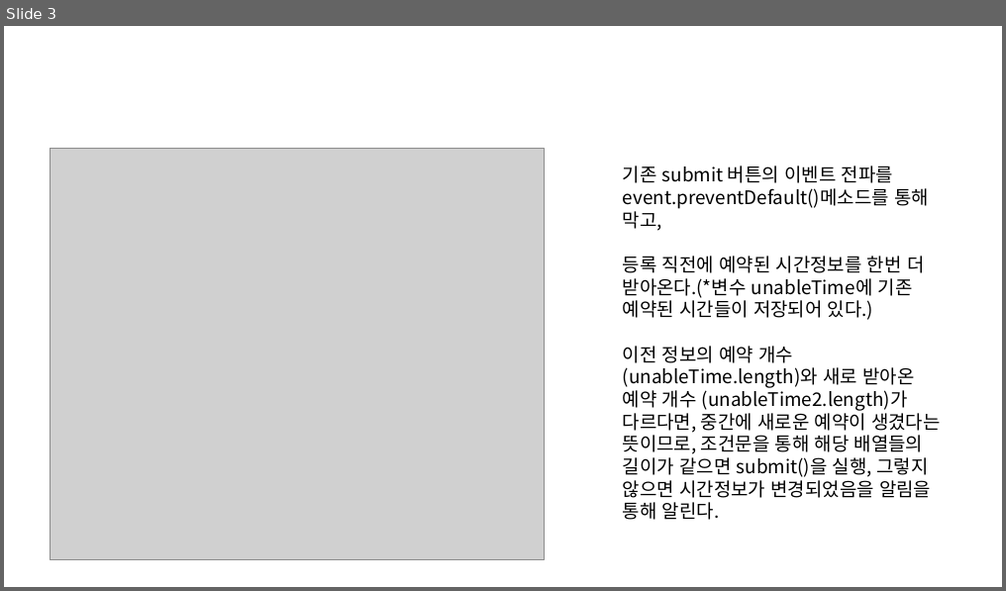
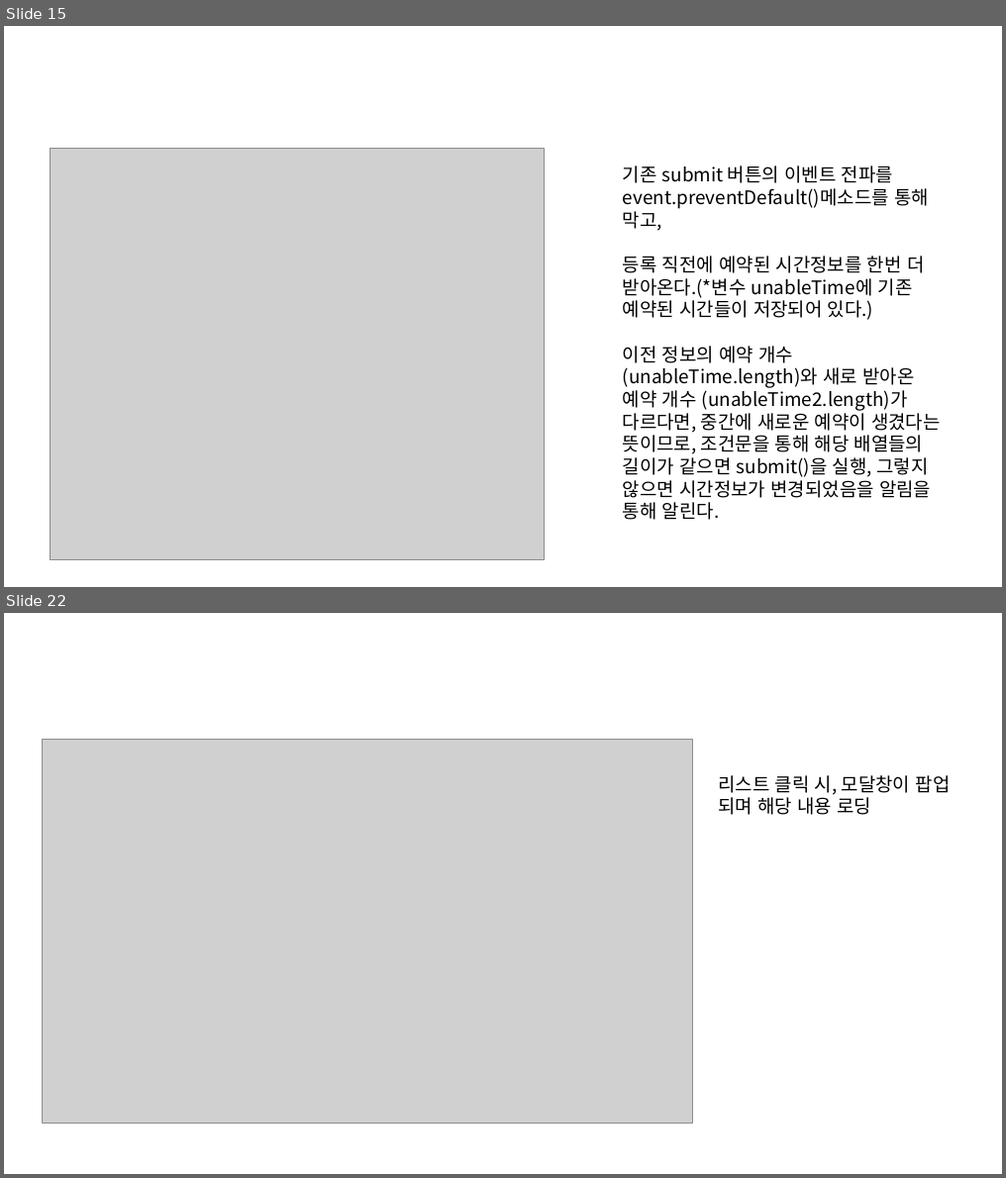
Before and after one commit to ezenteam2/e-Zone, a slide deck: 0 발표용 파워포인트/0501 5차발표/0501 project05 - 파워포인트 - 형준.pptx. Shown one above the other, each under a label of ours: slide 3 before the commit, slides 15 and 22 after it; the slides between them are not shown. The pictures are 1006x591 and 1006x1178 pixels, drawn with LibreOffice and Linux fonts; fonts in the diff are those of the drawing; grey boxes stand for pictures. Boxes give left, top, right and bottom in pixels: in the first picture for what was removed or moved away, otherwise in the second. Text is boxed around its words. In the diff, an @@ line names an element or a change of style, - is before the commit and + after.

```diff
--- a/0 발표용 파워포인트/0501 5차발표/0501 project05 - 파워포인트 - 형준.pptx
+++ b/0 발표용 파워포인트/0501 5차발표/0501 project05 - 파워포인트 - 형준.pptx
@@ slide 22 added at [4,613,1002,1174], background #FFFFFF @@
@@ picture added at [43,739,692,1124] @@
@@ text added at [718,775,950,815], 18 pt, text #000000 @@
+리스트 클릭 시, 모달창이 팝업 되며 해당 내용 로딩
@@ what was slide 3 is now slide 15 @@
```
Also in this commit, not shown: 31 other slides added.
